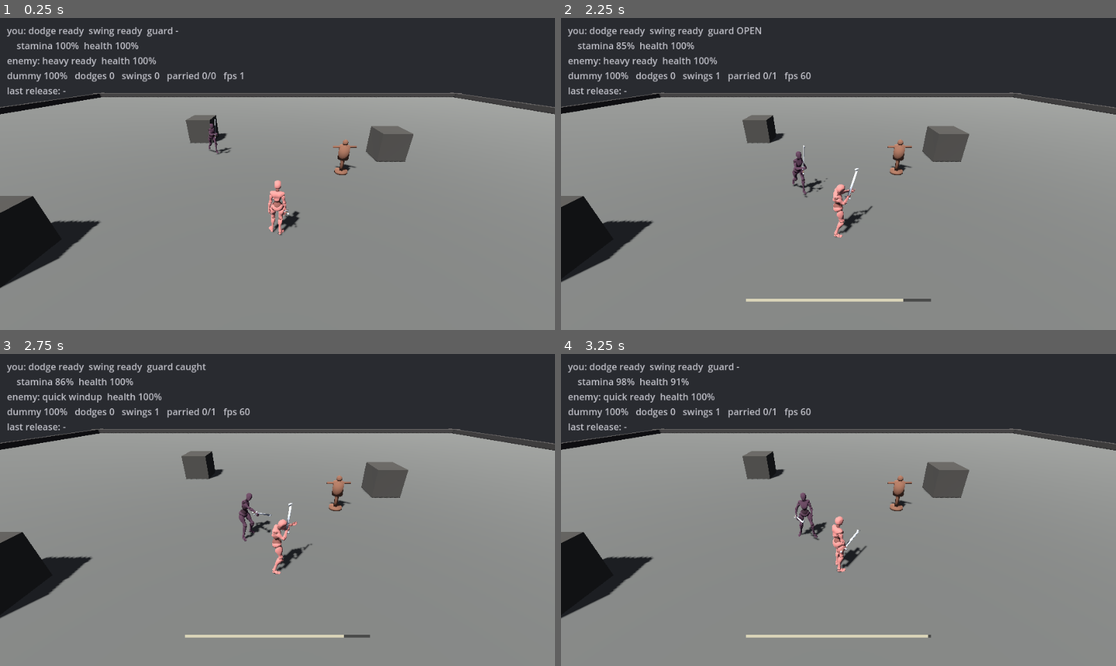
Above: before the commit, frames 1-4 (two rows, left to right).
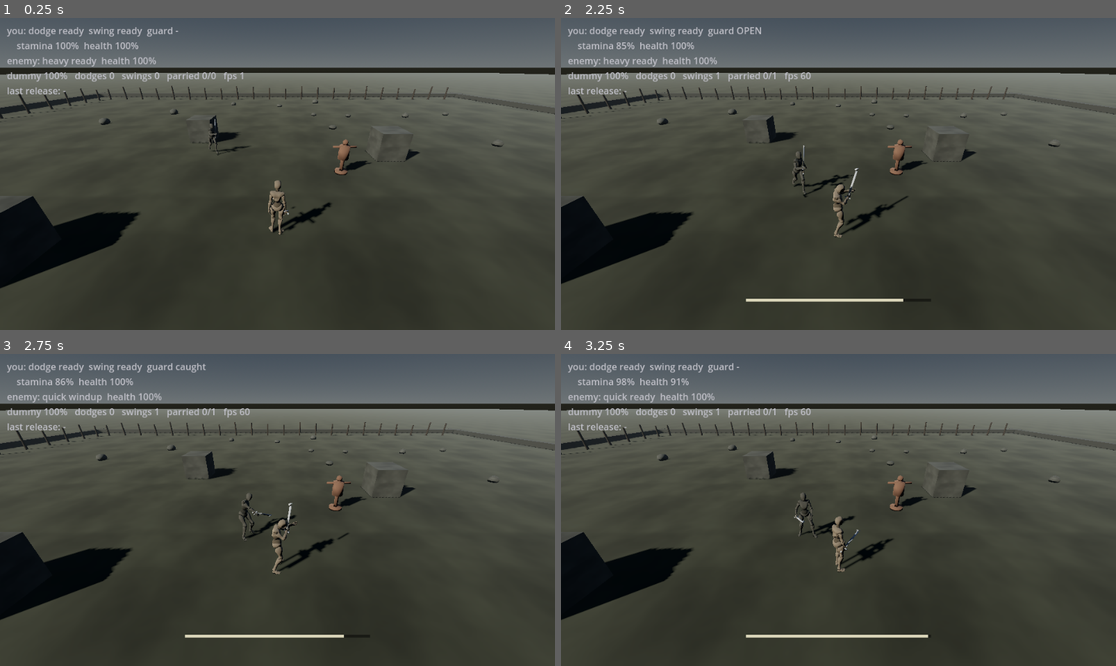
Above: after the commit, the same moments.

Repository: knightdx91-alt/Bloodborn
Game: Godot game, scene res://main.tscn
Two runs of this game, one before a commit and one after it. Both use one fixed random seed, a clock stepped at 60 frames per second and the inputs below.
Inputs (mouse positions are in pixels of both pictures, inside the frame that each line leads up to):
- Up to frame 1 (0.25 s): no input
- Up to frame 2 (2.25 s): tap Enter at 0.5 s; move the mouse to (960, 158) at 0.52 s; hold D 0.53-1.25 s; tap J at 0.6 s; click (960, 158) at 0.67 s; tap Space at 0.77 s; drag from (727, 189) to (810, 236) at 1.27 s; move the mouse to (894, 105) at 2.02 s; hold D from 2.03 s (still down); tap K at 2.1 s
- Up to frame 3 (2.75 s): keep holding D
- Up to frame 4 (3.25 s): release D at 2.75 s; drag from (810, 572) to (672, 463) at 2.77 s

The runs differ from the first frame. In frame 1, 93% of the frame differs, in the area x 0-100%, y 0-100%; in frame 2, 93%; in frame 3, 93%; in frame 4, 93%.

Commit message:
Make it look like something, for free
art-audio.md 5 (L85) already said where to spend: the look lives in the
treatment, not the assets — "palette, contrast curve and atmosphere
carry more of the look than geometry does, and they are cheap to change
globally and late". look.gd is that taken literally. A sky, haze, a low
sun throwing long shadows, a dim cool fill so a figure keeps its far
edge against the ground, filmic tonemapping, and a grade pulled off full
saturation because mud, wool and iron are not colourful. All code,
against the same grey mannequin, costing nothing.

The palette lives in one place because L86 makes each of the six wedges
a different one of these and nothing else — "a screenshot is locatable".

Also a textured ground instead of a flat colour, a fence line and
scattered stones so the eye has something to measure speed and distance
against, and placeholder clothing tints that drag the mannequins away
from pink. Those tints multiply into the albedo and should go back to
white when a real textured character arrives, rather than being kept.

The visible ground now runs 420m, far past the 30m yard. It used to stop
at the wall, which left a hard black band of nothing beyond the fence —
the single most render-like thing in frame. The collision box and walls
stay yard-sized, so nobody can walk out there.

Three things this got wrong before it got them right, all recorded in
the README because all three are easy to repeat:

UV scale is a tile count, not a size. Below 1 it zooms into one smooth
patch of noise and yields a flat colour, which is indistinguishable from
having applied no texture at all.

Raw noise runs the whole way from black to white, and multiplied into an
albedo that reads as camouflage rather than ground. A colour ramp
squeezes it into a narrow band around the base colour — the point is
variation you only notice by its absence.

The first pass was lit like a product shot, sun and sky and fill all
near full, and everything in frame blew out to the same beige. That made
every albedo choice pointless: a leather tint and a linen tint landed on
the same white. Dropping exposure is what made the palette mean
anything.

And one where the code was right and I was wrong: after three rounds of
nudging values with no visible change, printing them showed exposure,
ambient, albedo and rock sizes were all exactly as set. A dark albedo
under sun plus sky ambient simply reads mid-grey, which is correct. The
expectation was the bug.

Co-Authored-By: Claude Opus 5 <noreply@anthropic.com>
Claude-Session: https://claude.ai/code/session_01BaXNESXu95G2WgBMqTbcJn

Diff:
--- /dev/null
+++ b/prototype/look.gd
@@ -0,0 +1,166 @@
+class_name Look
+extends RefCounted
+## The treatment — light, sky, atmosphere and grade.
+##
+## `design/art-audio.md` §5 (L85): **the look lives in the treatment, not
+## the assets.** "Palette, contrast curve and atmosphere carry more of the
+## look than geometry does, and they are cheap to change globally and
+## late." This file is that claim taken literally: everything here is code
+## against a grey mannequin in a box, and it costs nothing.
+##
+## It is also where L86's regional palettes will live — the six wedges
+## differ by light and colour rather than by unique architecture, so
+## "which wedge am I in" is answered by swapping the numbers below.
+##
+## Exposure is set low on purpose. The first pass here was lit like a
+## product shot — sun, sky and fill all near full — and everything in
+## frame blew out to the same beige, which made every albedo choice
+## pointless: a leather tint and a linen tint landed on the same white.
+##
+## Grounded, overcast, northern. L20 refuses the spectacular and L7/L36
+## refuse any hint of magic, so there is nothing here that glows.
+
+## Overcast daylight: a cold sky, a warm-ish low sun, and enough haze
+## that distance reads.
+const SKY_TOP := Color(0.19, 0.25, 0.33)
+const SKY_HORIZON := Color(0.47, 0.50, 0.51)
+const GROUND_HORIZON := Color(0.21, 0.21, 0.18)
+const GROUND_BOTTOM := Color(0.13, 0.13, 0.12)
+
+const SUN_COLOR := Color(1.0, 0.94, 0.82)
+const FILL_COLOR := Color(0.46, 0.56, 0.72)
+const FOG_COLOR := Color(0.45, 0.49, 0.51)
+
+## The palette, in one place, because L86 makes each of the six wedges a
+## different one of these and nothing else — "a screenshot is locatable".
+## This is the drill yard: cold, damp, northern, nothing growing.
+const EARTH := Color(0.27, 0.28, 0.23)
+const STONE := Color(0.35, 0.36, 0.35)
+const TIMBER := Color(0.22, 0.17, 0.12)
+const KERB := Color(0.25, 0.25, 0.23)
+
+static func build(into: Node3D) -> void:
+	_sky(into)
+	_lights(into)
+
+static func _sky(into: Node3D) -> void:
+	var sky_material := ProceduralSkyMaterial.new()
+	sky_material.sky_top_color = SKY_TOP
+	sky_material.sky_horizon_color = SKY_HORIZON
+	sky_material.sky_curve = 0.15
+	sky_material.ground_horizon_color = GROUND_HORIZON
+	sky_material.ground_bottom_color = GROUND_BOTTOM
+	sky_material.ground_curve = 0.1
+	sky_material.sun_angle_max = 40.0
+	sky_material.sun_curve = 0.1
+
+	var sky := Sky.new()
+	sky.sky_material = sky_material
+
+	var e := Environment.new()
+	e.background_mode = Environment.BG_SKY
+	e.sky = sky
+
+	# Light bounced off an overcast sky is what fills the shadows outdoors.
+	e.ambient_light_source = Environment.AMBIENT_SOURCE_SKY
+	e.ambient_light_sky_contribution = 1.0
+	e.ambient_light_energy = 0.45
+
+	# Haze. Without it the drill yard ends in a hard edge against nothing,
+	# and every distance reads the same.
+	e.fog_enabled = true
+	e.fog_light_color = FOG_COLOR
+	e.fog_light_energy = 1.0
+	e.fog_sun_scatter = 0.1
+	e.fog_density = 0.0035
+	e.fog_sky_affect = 0.4
+	e.fog_aerial_perspective = 0.3
+
+	# The contrast curve (§5). Filmic keeps highlights from clipping to
+	# flat white, which is most of why an untonemapped render looks like
+	# a render.
+	e.tonemap_mode = Environment.TONE_MAPPER_FILMIC
+	e.tonemap_exposure = 0.75
+	e.tonemap_white = 6.0
+
+	# The grade. Pulled off full saturation on purpose: L20 is grounded,
+	# and mud, wool and iron are not colourful.
+	e.adjustment_enabled = true
+	e.adjustment_brightness = 1.0
+	e.adjustment_contrast = 1.08
+	e.adjustment_saturation = 0.82
+
+	var env := WorldEnvironment.new()
+	env.environment = e
+	into.add_child(env)
+
+static func _lights(into: Node3D) -> void:
+	# A low sun. Long shadows do more for legibility than any amount of
+	# geometry — they tell you where things are relative to the ground.
+	var sun := DirectionalLight3D.new()
+	sun.rotation_degrees = Vector3(-34, -52, 0)
+	sun.light_color = SUN_COLOR
+	sun.light_energy = 1.05
+	sun.shadow_enabled = true
+	sun.shadow_bias = 0.04
+	sun.directional_shadow_max_distance = 60.0
+	into.add_child(sun)
+
+	# A dim, cool fill from the other side. This is not decoration:
+	# combat.md §6 has the player reading attacks off the body, and a
+	# figure lit from one side only loses its far edge against the ground.
+	var fill := DirectionalLight3D.new()
+	fill.rotation_degrees = Vector3(-18, 132, 0)
+	fill.light_color = FILL_COLOR
+	fill.light_energy = 0.22
+	fill.shadow_enabled = false
+	into.add_child(fill)
+
+## Stone, timber, anything that is not ground. Same trick, tighter grain
+## and a little less rough, so it reads as a different substance rather
+## than as ground standing on end.
+static func solid_material(base: Color, tiles: float = 3.0,
+		rough: float = 0.85) -> StandardMaterial3D:
+	var mat := ground_material(base, tiles)
+	mat.roughness = rough
+	return mat
+
+## A ground material with some variation in it. A single flat colour is
+## the single most render-like thing in any scene: real ground is
+## blotchy, and the blotches are what give the eye scale and speed.
+## `tiles` is how many times the texture repeats across the surface, NOT
+## a size — setting it below 1 zooms *into* one smooth patch of noise and
+## produces a flat colour, which looks exactly like having no texture at
+## all and is how this was wrong the first time.
+static func ground_material(base: Color, tiles: float = 11.0) -> StandardMaterial3D:
+	var noise := FastNoiseLite.new()
+	noise.noise_type = FastNoiseLite.TYPE_SIMPLEX_SMOOTH
+	noise.frequency = 0.006
+	noise.fractal_octaves = 4
+
+	# Raw noise runs the whole way from black to white, which multiplied
+	# into an albedo reads as camouflage rather than as ground. The ramp
+	# squeezes it into a narrow band around the base colour: the point is
+	# variation you notice only by its absence.
+	var ramp := Gradient.new()
+	ramp.set_color(0, Color(0.74, 0.73, 0.71))
+	ramp.set_color(1, Color(1.04, 1.03, 1.00))
+
+	var tex := NoiseTexture2D.new()
+	tex.noise = noise
+	tex.width = 256
+	tex.height = 256
+	# Seamless, because at this many tiles a visible seam every couple of
+	# metres would be worse than no texture at all.
+	tex.seamless = true
+	tex.generate_mipmaps = true
+	tex.color_ramp = ramp
+
+	var mat := StandardMaterial3D.new()
+	mat.albedo_color = base
+	mat.albedo_texture = tex
+	mat.uv1_scale = Vector3(tiles, tiles, tiles)
+	mat.roughness = 0.95
+	# Rough ground scatters; nothing out here is polished.
+	mat.metallic = 0.0
+	return mat
--- a/prototype/world.gd
+++ b/prototype/world.gd
@@ -88,15 +88,19 @@
 	player = Fighter.new()
 	player.position = PLAYER_HOME
 	add_child(player)
-	player.setup(PLAYER_HEALTH, Color(1, 1, 1))
+	# These tints exist to drag a pink mannequin toward linen and leather.
+	# They multiply into the albedo, so when a real textured character
+	# arrives (SPEC-character-v4.md) they should go back to white rather
+	# than being kept — the character will bring its own colour.
+	player.setup(PLAYER_HEALTH, Color(0.66, 0.92, 0.84))
 	player.show_iframes = SHOW_DEBUG
 
 	enemy = Fighter.new()
 	enemy.position = ENEMY_HOME
 	add_child(enemy)
-	# Darker, so the two are told apart by silhouette and value rather than
-	# by a marker over anyone's head (interface.md §2).
-	enemy.setup(ENEMY_HEALTH, Color(0.42, 0.46, 0.62))
+	# Darker and colder, so the two are told apart by value rather than by
+	# a marker over anyone's head (interface.md §2).
+	enemy.setup(ENEMY_HEALTH, Color(0.40, 0.62, 0.62))
 	tactics = EnemyTactics.new(20260914)
 
 	cam = Camera3D.new()
@@ -105,32 +109,26 @@
 	_build_interface()
 
 func _build_yard() -> void:
-	var sun := DirectionalLight3D.new()
-	sun.rotation_degrees = Vector3(-55, -35, 0)
-	sun.light_energy = 1.1
-	sun.shadow_enabled = true  # without it the characters float
-	add_child(sun)
-
-	var env := WorldEnvironment.new()
-	var e := Environment.new()
-	e.background_mode = Environment.BG_COLOR
-	e.background_color = Color(0.16, 0.17, 0.19)
-	e.ambient_light_source = Environment.AMBIENT_SOURCE_COLOR
-	e.ambient_light_color = Color(0.35, 0.37, 0.42)
-	e.ambient_light_energy = 0.8
-	env.environment = e
-	add_child(env)
+	# Light, sky, haze and grade all live in look.gd — art-audio.md §5
+	# puts the look in the treatment rather than the assets, and this is
+	# that taken literally.
+	Look.build(self)
 
 	const YARD := 30.0  # half-extent of the drill yard
 
+	# The visible ground runs far past the yard. It used to stop at the
+	# wall, which left a hard black band of nothing beyond the fence —
+	# the single most render-like thing in frame. You still cannot walk
+	# out there: the collision box and the walls below stay yard-sized.
+	const SEEN := 420.0
 	var ground := StaticBody3D.new()
 	var gm := MeshInstance3D.new()
 	var plane := PlaneMesh.new()
-	plane.size = Vector2(YARD * 2.0, YARD * 2.0)
+	plane.size = Vector2(SEEN, SEEN)
 	gm.mesh = plane
-	var gmat := StandardMaterial3D.new()
-	gmat.albedo_color = Color(0.42, 0.42, 0.40)
-	gm.material_override = gmat
+	# Tiled to the same texel density as before, so a bigger plane does
+	# not mean a smeared one.
+	gm.material_override = Look.ground_material(Look.EARTH, SEEN / 5.45)
 	ground.add_child(gm)
 	var gcol := CollisionShape3D.new()
 	var gbox := BoxShape3D.new()
@@ -160,24 +158,23 @@
 		km.size = Vector3(along, 0.6, 0.6) if i < 2 else Vector3(0.6, 0.6, along)
 		kerb.mesh = km
 		kerb.position = Vector3(wall.position.x, 0.3, wall.position.z)
-		var kmat := StandardMaterial3D.new()
-		kmat.albedo_color = Color(0.26, 0.25, 0.24)
-		kerb.material_override = kmat
+		kerb.material_override = Look.solid_material(Look.KERB, 6.0)
 		ground.add_child(kerb)
 
 	add_child(ground)
 
 	# Blocks to fight around. combat.md §1: terrain is fighting space.
+	var stone := Look.solid_material(Look.STONE, 2.4)
 	for spot in [Vector3(6, 0.75, -4), Vector3(-5, 0.75, -7), Vector3(-7, 0.75, 3)]:
 		var b := MeshInstance3D.new()
 		var bm := BoxMesh.new()
 		bm.size = Vector3(1.5, 1.5, 1.5)
 		b.mesh = bm
 		b.position = spot
-		var bmat := StandardMaterial3D.new()
-		bmat.albedo_color = Color(0.30, 0.29, 0.27)
-		b.material_override = bmat
+		b.material_override = stone
 		add_child(b)
+
+	_scatter(stone)
 
 	dummy = Node3D.new()
 	dummy.position = DUMMY_HOME
@@ -193,6 +190,48 @@
 		dmesh.material_override = _dummy_skin
 	add_child(dummy)
 	_dummy_health = DUMMY_HEALTH
+
+## A handful of posts and stones. Nothing here is a feature — it exists
+## because an empty plane gives the eye nothing to measure speed or
+## distance against, and because a drill yard with nothing in it does not
+## read as a place.
+func _scatter(stone: StandardMaterial3D) -> void:
+	var timber := Look.solid_material(Look.TIMBER, 5.0, 0.9)
+
+	# A fence along two sides, just inside the kerb.
+	for i in 22:
+		var t := i / 21.0
+		for corner in [Vector3(-26.0 + t * 52.0, 0, -27.0), Vector3(-27.0, 0, -26.0 + t * 52.0)]:
+			var post := MeshInstance3D.new()
+			var pm := CylinderMesh.new()
+			pm.top_radius = 0.09
+			pm.bottom_radius = 0.12
+			pm.height = 1.5 + fmod(i * 0.37, 0.5)
+			post.mesh = pm
+			post.position = corner + Vector3(0, pm.height * 0.5, 0)
+			post.rotation.z = (fmod(i * 0.61, 1.0) - 0.5) * 0.12
+			post.material_override = timber
+			add_child(post)
+
+	# Stones, biggest near the walls so the middle stays fightable.
+	var rng := RandomNumberGenerator.new()
+	rng.seed = 20260914
+	for i in 34:
+		var angle := rng.randf() * TAU
+		var radius: float = lerp(9.0, 27.0, rng.randf())
+		var rock := MeshInstance3D.new()
+		var rm := SphereMesh.new()
+		# Small and rounded. The first pass made them big and flat, which
+		# reads as puddles rather than stone.
+		var size: float = lerp(0.16, 0.42, radius / 27.0) * rng.randf_range(0.7, 1.4)
+		rm.radius = size
+		rm.height = size * 1.7
+		rock.mesh = rm
+		rock.position = Vector3(cos(angle) * radius, size * 0.45, sin(angle) * radius)
+		rock.scale = Vector3(1.0, rng.randf_range(0.7, 1.0), rng.randf_range(0.85, 1.15))
+		rock.rotation.y = rng.randf() * TAU
+		rock.material_override = stone
+		add_child(rock)
 
 func _find(node: Node, cls: String) -> Node:
 	if node.get_class() == cls:
Not shown, changed: STATUS.md
Not shown, changed: docs/index.html
Not shown, changed: docs/index.pck
Not shown, changed: prototype/README.md
